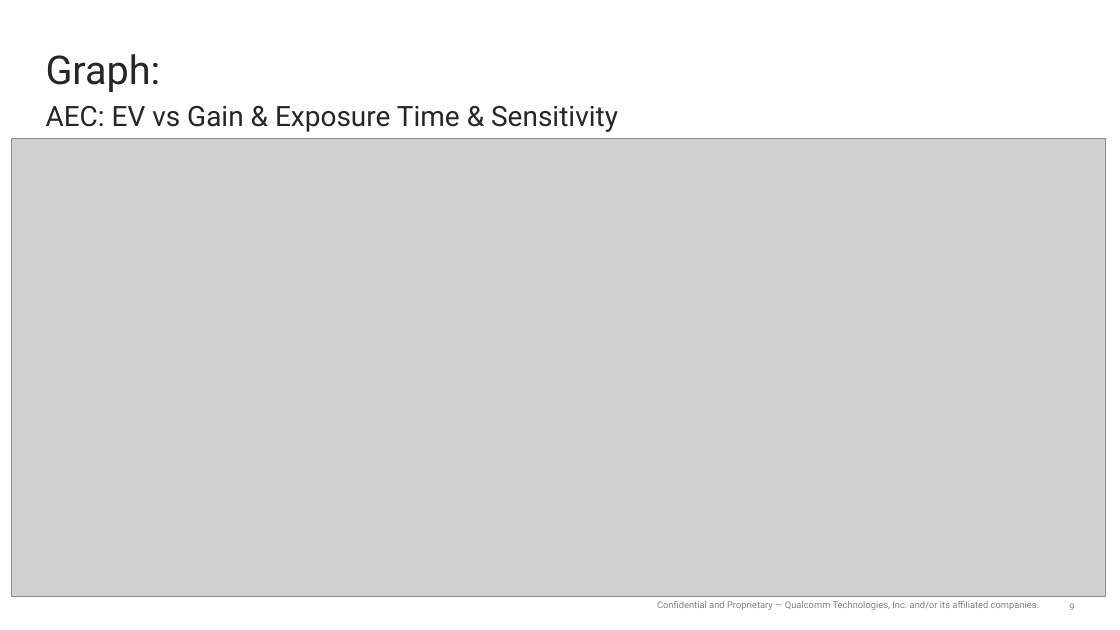
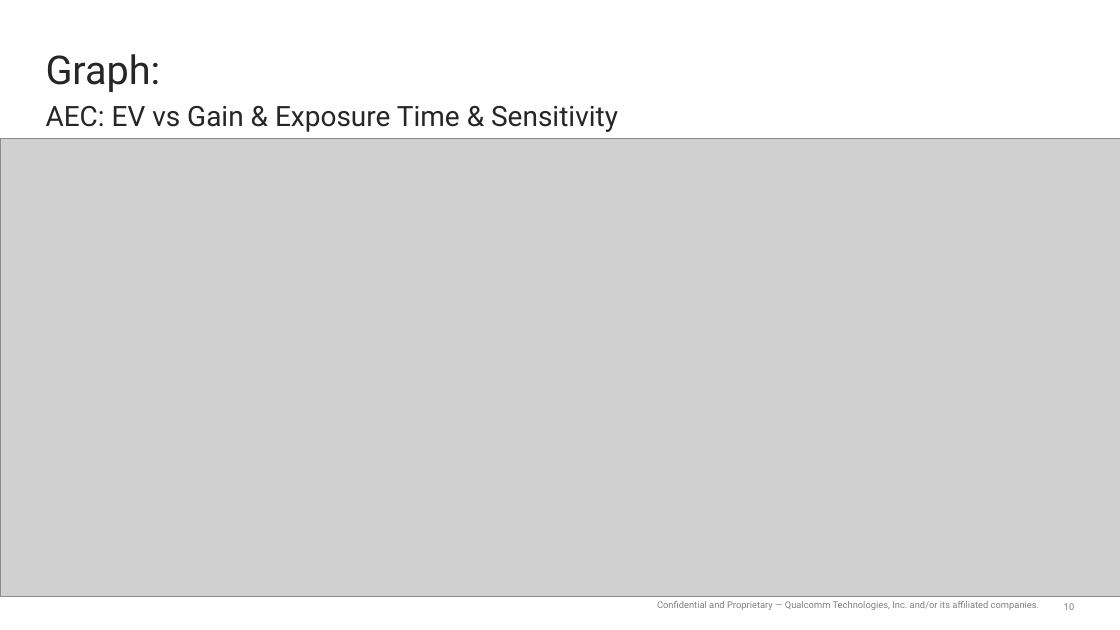
Before and after one commit to dkvg1892/Parse_camx_log, a slide deck: slide 10 of ParseLog_Plot_Graph.pptx (slide 9 before the commit). Drawn at 1120x630 pixels with LibreOffice and Linux fonts; fonts in the diff are those of the drawing; grey boxes stand for pictures. Boxes give left, top, right and bottom in pixels: in the first picture for what was removed or moved away, otherwise in the second. Text is boxed around its words. In the diff, an @@ line names an element or a change of style, - is before the commit and + after.

```diff
--- a/ParseLog_Plot_Graph.pptx
+++ b/ParseLog_Plot_Graph.pptx
@@ picture: place and size @@
-picture at <box>12,139,1107,597</box>
+picture at <box>0,139,1120,597</box>
@@ page number at <box>1064,603,1074,610</box>: text changed @@
-9
+10
```
Also in this commit, not shown: 3 other slides changed, 7 slides added.
